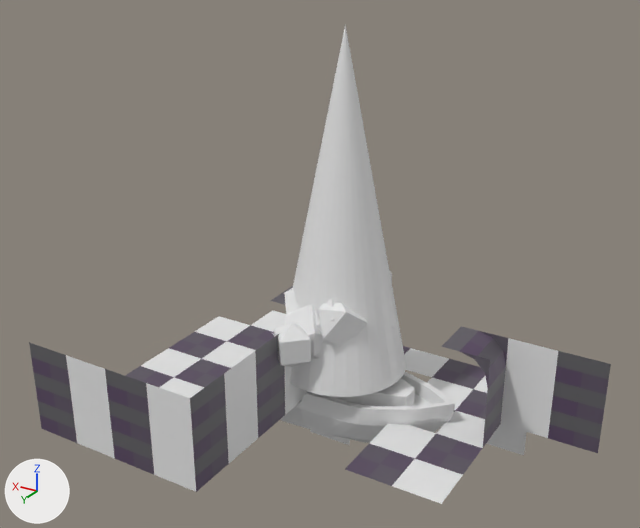
Two versions of the Blender file srcAssets/level-blocks.blend, one commit apart.
Before and after are seen from a 50 mm camera at (-16.6, 29.6, 20.6) aimed at (-0.1, 2.1, 6.8). Lighting does not change. The marker at lower left points along +X, +Y and +Z.

In view in the first picture: 'boat', 'outside-tree-1', 'tree-leaf-1', 'wall-large-blocks-1000.002', 'wall-large-blocks-1000.003', 'wall-large-blocks-1000.008', 'wall-large-blocks-1000.009', 'wall-large-blocks-1000.010', 'wall-large-blocks-1000.011', 'wall-large-blocks-1000.012', 'wall-large-blocks-1000.013', 'wall-large-blocks-1000.016'.
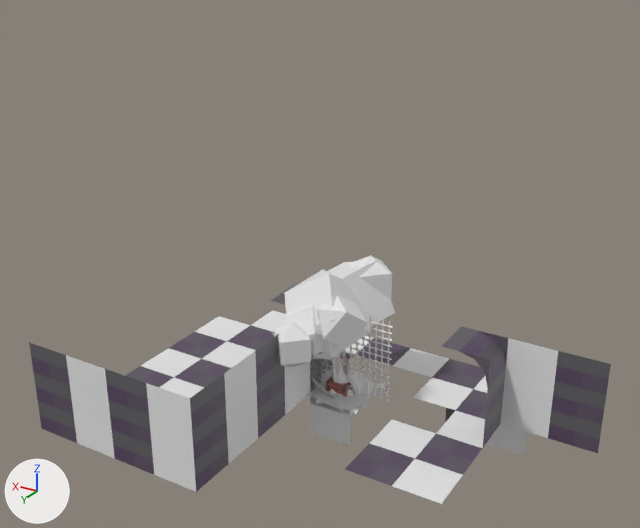
Commit message: adding cobwebs for more atmosphere

What differs and where, as boxes (x1, y1, x2, y2) in the pictures (640 x 528 px):
```json
{"object": "outside-tree-1", "change": "hidden", "before": [290, 25, 406, 397]}
{"object": "boat", "change": "hidden", "before": [280, 372, 455, 443]}
{"object": "decoration-cobwebs-corner-1", "change": "added", "after": [311, 377, 334, 399]}
```

The change, as JSON lines over the scene's bpy script:
```json
{"op": "add", "block": "me_cube_021", "code": ["me_cube_021 = bpy.data.meshes.new('Cube.021')", "me_cube_021.from_pydata(...)  # 112 vertices, 110 faces; spans x -0.379..1.0, y 0.42..1.0, z 0.0..0.915", "me_cube_021.materials.append(mat_material_002)  # its picture is missing"]}
{"op": "add", "block": "ob_outside_tree_1", "code": "ob_outside_tree_1.hide_set(True)"}
{"op": "add", "block": "ob_boat", "code": "ob_boat.hide_set(True)"}
{"op": "add", "block": "ob_decoration_cobwebs_corner_1", "code": ["ob_decoration_cobwebs_corner_1 = bpy.data.objects.new('decoration-cobwebs-corner-1', me_cube_021)", "ob_decoration_cobwebs_corner_1.location = (0.0, 0.0, 0.0)"]}
```
